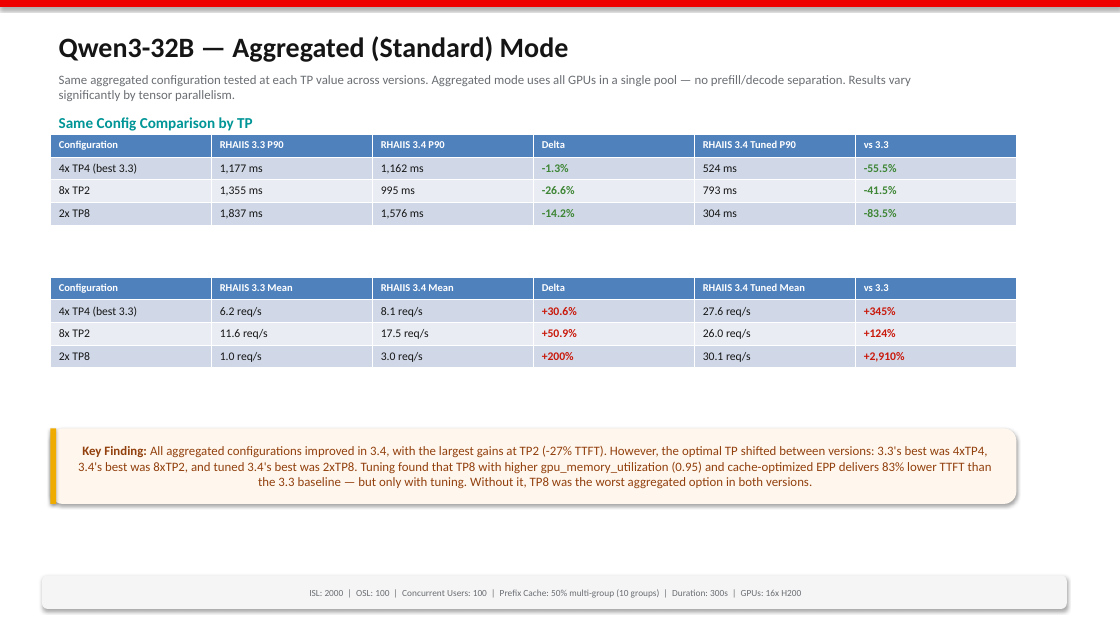
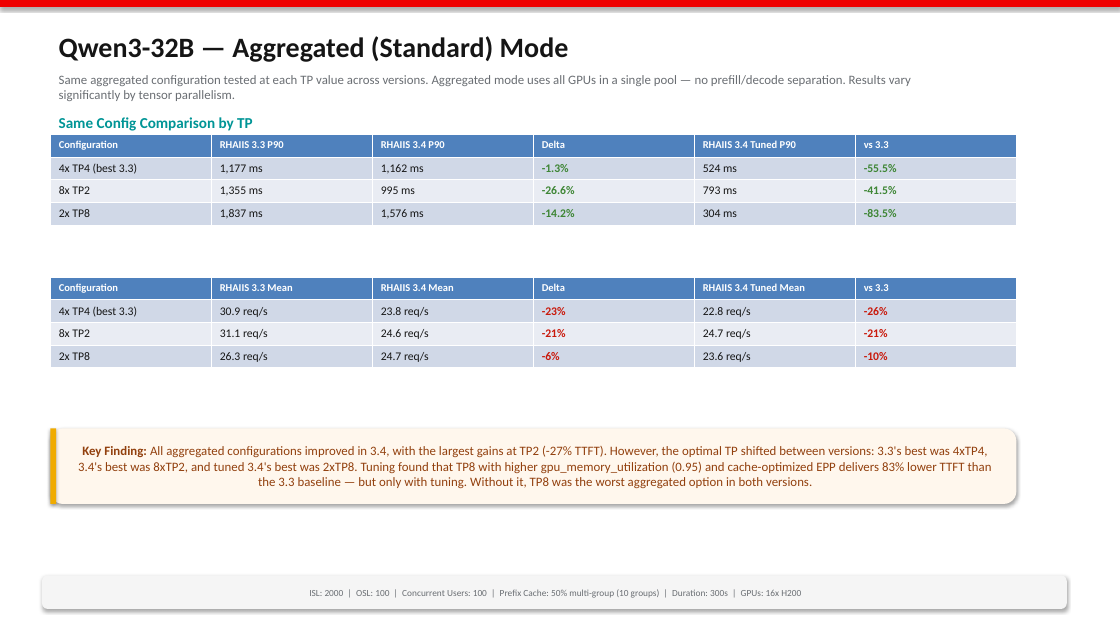
Before and after one commit to openshift-psap/serveit-studio, a slide deck: slide 3 of docs/regression-slides.pptx. Drawn at 1120x630 pixels with LibreOffice and Linux fonts; fonts in the diff are those of the drawing. Boxes give left, top, right and bottom in pixels: in the first picture for what was removed or moved away, otherwise in the second. Text is boxed around its words. In the diff, an @@ line names an element or a change of style, - is before the commit and + after.

```diff
--- a/docs/regression-slides.pptx
+++ b/docs/regression-slides.pptx
@@ table at (x1=50, y1=277, x2=1018, y2=368) @@
-row 2: 4x TP4 (best 3.3) | 6.2 req/s | 8.1 req/s | +30.6% | 27.6 req/s | +345%
+row 2: 4x TP4 (best 3.3) | 30.9 req/s | 23.8 req/s | -23% | 22.8 req/s | -26%
-row 3: 8x TP2 | 11.6 req/s | 17.5 req/s | +50.9% | 26.0 req/s | +124%
+row 3: 8x TP2 | 31.1 req/s | 24.6 req/s | -21% | 24.7 req/s | -21%
-row 4: 2x TP8 | 1.0 req/s | 3.0 req/s | +200% | 30.1 req/s | +2,910%
+row 4: 2x TP8 | 26.3 req/s | 24.7 req/s | -6% | 23.6 req/s | -10%
```
Also in this commit, not shown: 6 other slides changed.
